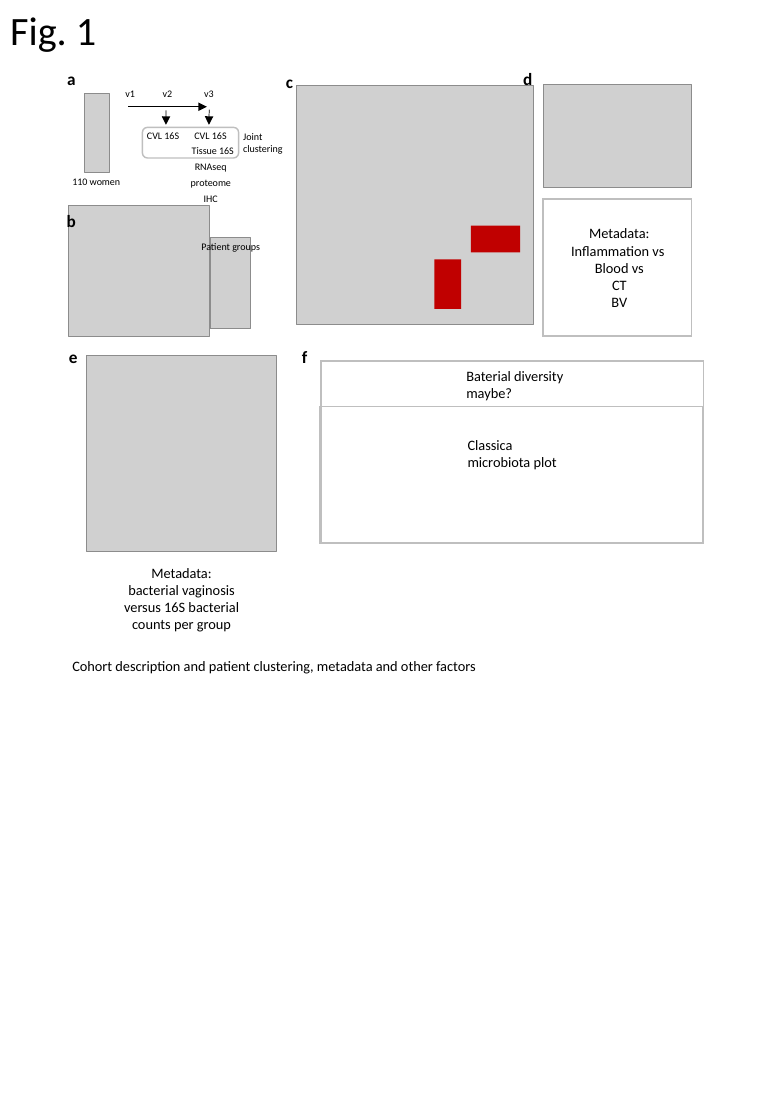
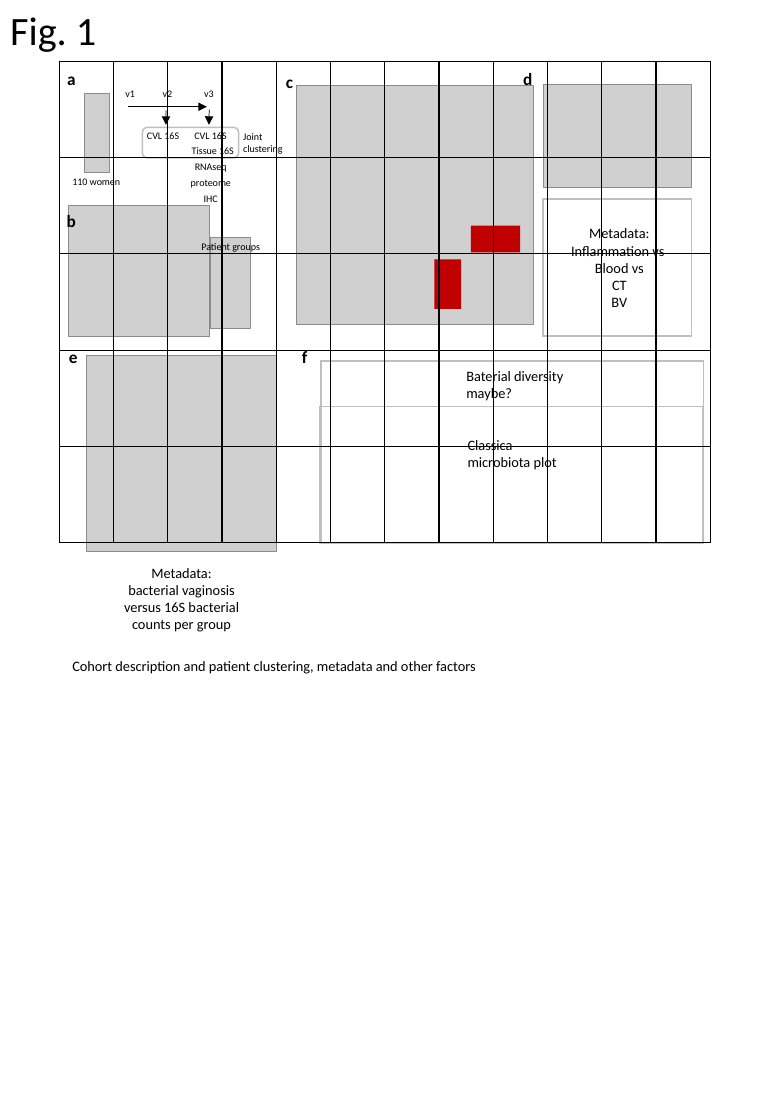
Before and after one commit to NBISweden/tissue-adherent-VMB, a slide deck: slide 1 of reports/rmarkdown/manuscript/manuscript.pptx. Drawn at 775x1120 pixels with LibreOffice and Linux fonts; fonts in the diff are those of the drawing; grey boxes stand for pictures; background and template pictures are left out. Boxes give left, top, right and bottom in pixels: in the first picture for what was removed or moved away, otherwise in the second. Text is boxed around its words. In the diff, an @@ line names an element or a change of style, - is before the commit and + after.

```diff
--- a/reports/rmarkdown/manuscript/manuscript.pptx
+++ b/reports/rmarkdown/manuscript/manuscript.pptx
@@ table added at [59, 61, 716, 542], 5 rows, 12 columns @@
+ |  |  |  |  |  |  |  |  |  |  | 
+ |  |  |  |  |  |  |  |  |  |  | 
+ |  |  |  |  |  |  |  |  |  |  | 
+ |  |  |  |  |  |  |  |  |  |  | 
+ |  |  |  |  |  |  |  |  |  |  | 
```
Also in this commit, not shown: 5 other files.
